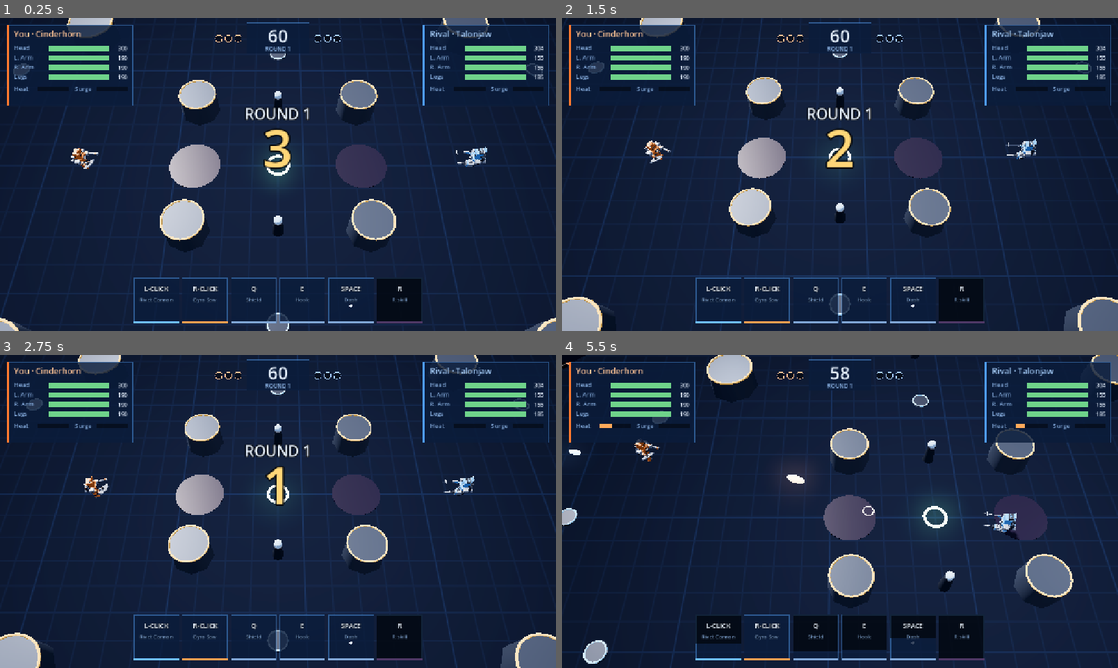
Above: before the commit, frames 1-4 (two rows, left to right).
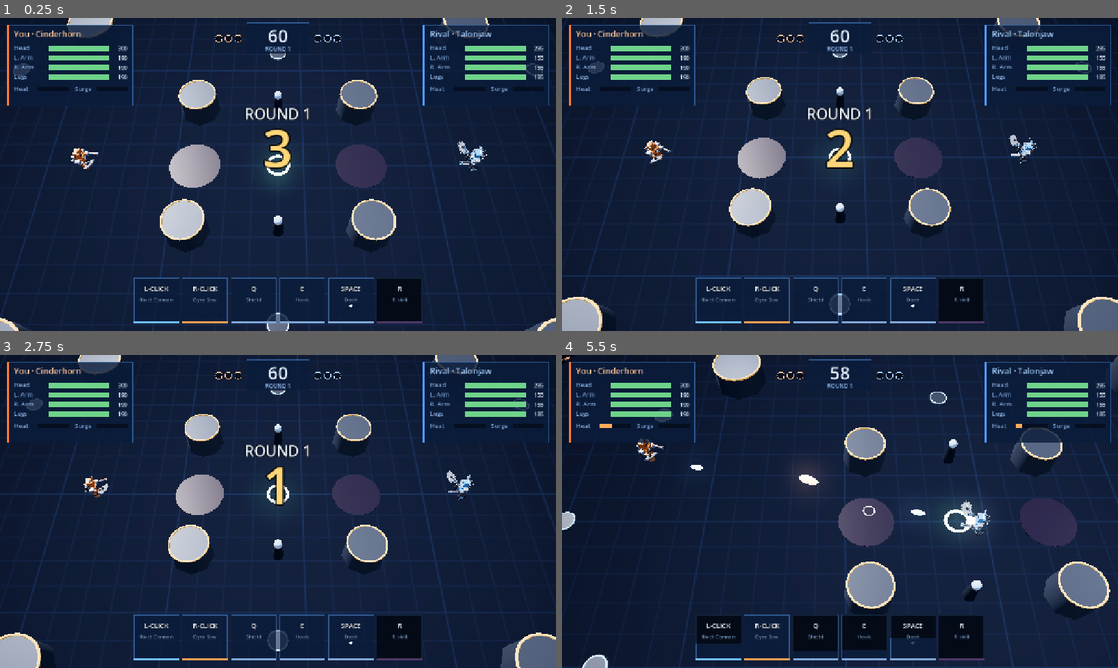
Above: after the commit, the same moments.

Repository: Vegm92/mech-duel
Game: Godot game, scene res://main.tscn
Same seed, same stepped clock (60 frames per second), same inputs: the game is played once before the commit and once after it.
Inputs (mouse positions are in pixels of both pictures, inside the frame that each line leads up to):
- Up to frame 1 (0.25 s): no input
- Up to frame 2 (1.5 s): tap Enter at 0.5, 0.6 s; move the mouse to (962, 158) at 0.52 s; hold D 0.53-1.28 s; click (962, 158) at 0.67 s; tap Space at 0.77 s; tap Keypad Enter at 0.8, 1.35 s; move the mouse to (728, 190) at 1.27 s; hold S from 1.28 s (still down)
- Up to frame 3 (2.75 s): tap Space at 1.52 s; tap E at 1.55, 2.1 s; move the mouse to (333, 442) at 2.02 s; release S at 2.03 s; hold D from 2.03 s (still down); tap Enter at 2.3 s
- Up to frame 4 (5.5 s): tap Space at 2.75, 3.02, 3.77, 4.52 s; move the mouse to (812, 574) at 2.77 s; release D at 2.78 s; hold W 2.78-3.53 s; tap Enter at 2.85, 4.55 s; click (812, 574) at 2.92 s; tap Keypad Enter at 3.05, 3.6, 5.3 s; move the mouse to (1006, 558) at 3.52 s; hold A 3.53-5.03 s; tap E at 3.8, 5.1 s; move the mouse to (673, 464) at 4.27 s; tap Q at 4.35 s; move the mouse to (867, 511) at 5.02 s; hold S from 5.03 s (still down); click (867, 511) at 5.17 s

The runs differ from the first frame. In frame 1, 0.2% of the frame differs, in the area x 82-98%, y 8-49%; in frame 2, 0.2%; in frame 3, 0.2%; in frame 4, 12%, in the area x 0-100%, y 0-100%.

Commit message:
feat: ready-made builds fit their roles; Godot rival uses them
Sniper takes the Rail core (rail-shot R, faster bolts for the needle);
Artillery takes the heavy Bulwark arms and keeps Coolant (stasis holds
them while the mortar lands). Same change in sim.js and sim.gd, sniper
text updated in en and es. The Godot rival is now one of the 6 sets,
picked by the seed, and --set=<id> picks yours. Godot GOLDEN updated:
it plays duelist vs sniper; JS-vs-Godot steps still match.

Design: games/mech-duel/CLAUDE.md, "Sets" (Victor 2026-10-26).
Evidence: production/qa/evidence/godot-sets-2026-10-26.png

Co-Authored-By: Claude Opus 5.5 <noreply@anthropic.com>

Diff:
--- a/godot/src/main.gd
+++ b/godot/src/main.gd
@@ -34,6 +34,7 @@
 var arms_arg := ""
 var legs_arg := ""
 var booster_arg := ""
+var set_arg := ""
 var target := 0
 var orbit := Vector2.ZERO
 var zoom := 1.0
@@ -64,6 +65,8 @@
 			legs_arg = a.substr(7)
 		elif a.begins_with("--booster="):
 			booster_arg = a.substr(10)
+		elif a.begins_with("--set="):
+			set_arg = a.substr(6)
 	Input.set_default_cursor_shape(Input.CURSOR_CROSS)
 	cam = Camera3D.new()
 	cam.fov = 40.0
@@ -80,8 +83,8 @@
 
 func new_match() -> void:
 	var s := seed_arg if seed_arg >= 0 else int(Time.get_unix_time_from_system() * 1000.0) & 0x7fffffff
-	var rival := Bot.random_loadout(Bot.create_brain(s))
-	var mine := Sim.DEFAULT_LOADOUT.duplicate()
+	var rival: Dictionary = Sim.SETS.values()[s % Sim.SETS.size()].duplicate()
+	var mine: Dictionary = Sim.SETS.get(set_arg, Sim.DEFAULT_LOADOUT).duplicate()
 	if hands_arg.size() == 2:
 		mine.left = hands_arg[0]
 		mine.right = hands_arg[1]
--- a/godot/src/sim.gd
+++ b/godot/src/sim.gd
@@ -158,11 +158,11 @@
 const DEFAULT_LOADOUT := {"head": "horn", "core": "furnace", "arms": "frame", "legs": "greaves", "booster": "thruster", "left": "rivet", "right": "saw"}
 const SETS := {
 	"duelist": {"head": "horn", "core": "furnace", "arms": "frame", "legs": "greaves", "booster": "twin", "left": "rivet", "right": "drill"},
-	"sniper": {"head": "visor", "core": "glass", "arms": "reed", "legs": "hover", "booster": "wisp", "left": "needle", "right": "laser"},
+	"sniper": {"head": "visor", "core": "rail", "arms": "reed", "legs": "hover", "booster": "wisp", "left": "needle", "right": "laser"},
 	"brawler": {"head": "demon", "core": "fury", "arms": "brace", "legs": "quad", "booster": "comet", "left": "claws", "right": "katana"},
 	"tank": {"head": "medic", "core": "aegis", "arms": "anvil", "legs": "stompers", "booster": "rocket", "left": "scatter", "right": "hammer"},
 	"speedster": {"head": "crest", "core": "volt", "arms": "wire", "legs": "wheels", "booster": "flicker", "left": "gatling", "right": "saw"},
-	"artillery": {"head": "antenna", "core": "coolant", "arms": "frame", "legs": "treads", "booster": "thruster", "left": "mortar", "right": "missiles"},
+	"artillery": {"head": "antenna", "core": "coolant", "arms": "bulwark", "legs": "treads", "booster": "thruster", "left": "mortar", "right": "missiles"},
 }
 const DASH := {"ticks": 10, "endLag": 6, "slide": 0.4, "vent": 25, "afterburn": 48, "feintRefund": 0.7}
 const TRAILS := {
--- a/godot/tests/sim_rules_test.gd
+++ b/godot/tests/sim_rules_test.gd
@@ -3,7 +3,7 @@
 const Sim = preload("res://src/sim.gd")
 const Bot = preload("res://src/bot.gd")
 
-const GOLDEN := 3113283068
+const GOLDEN := 610374086
 const TOL := 1e-9
 const IGNORED := ["fx0", "fy0", "seen"]
 
Not shown, changed: CLAUDE.md
Not shown, changed: src/i18n.js
Not shown, changed: src/sim.js
